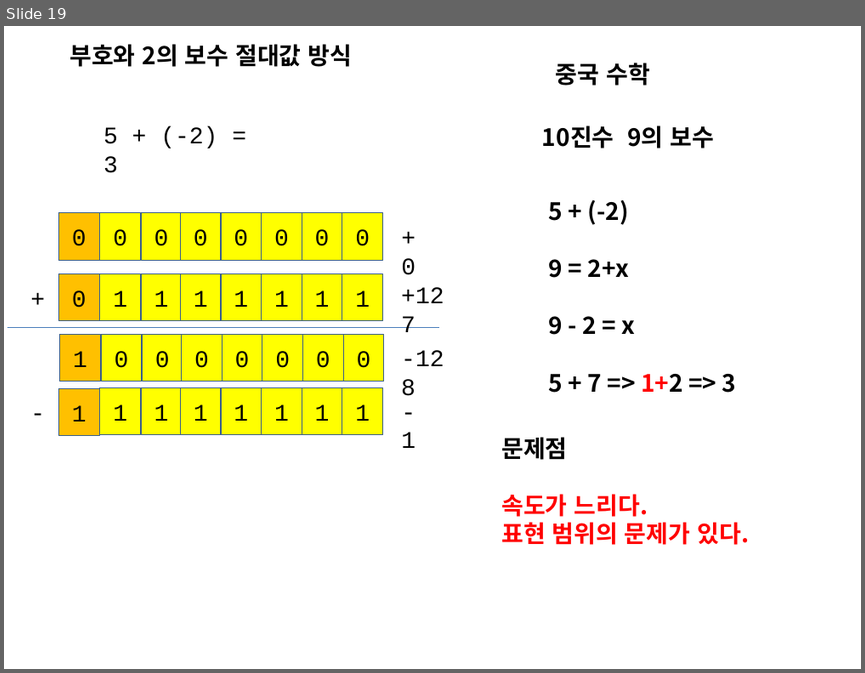
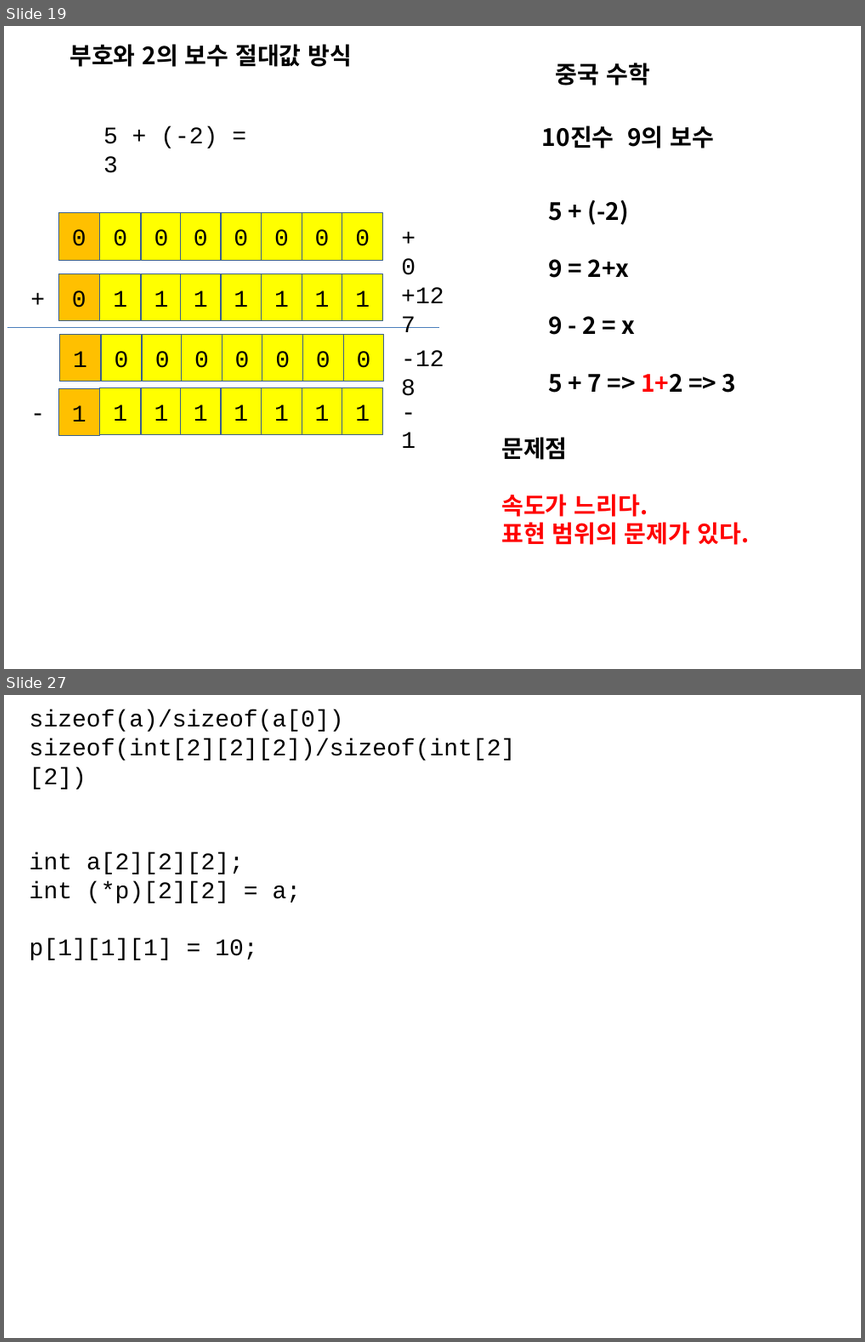
Before and after one commit to chisun-joung/osdsalgo_c, a slide deck: 01_day.pptx. Shown one above the other, each under a label of ours: slide 19 before the commit, slides 19 and 27 after it; the slides between them are not shown. The pictures are 865x673 and 865x1342 pixels, drawn with LibreOffice and Linux fonts; fonts in the diff are those of the drawing. Boxes give left, top, right and bottom in pixels: in the first picture for what was removed or moved away, otherwise in the second. Text is boxed around its words. In the diff, an @@ line names an element or a change of style, - is before the commit and + after.

```diff
--- a/01_day.pptx
+++ b/01_day.pptx
@@ slide 27 added at <box>4,695,861,1338</box>, background #FFFFFF @@
@@ text added at <box>30,710,516,960</box>, 20 pt, text #000000 @@
+sizeof(a)/sizeof(a[0])
+sizeof(int[2][2][2])/sizeof(int[2][2])
+int a[2][2][2];
+int (*p)[2][2] = a;
+p[1][1][1] = 10;
```
Also in this commit, not shown: 16 other slides added, 1 other file.
